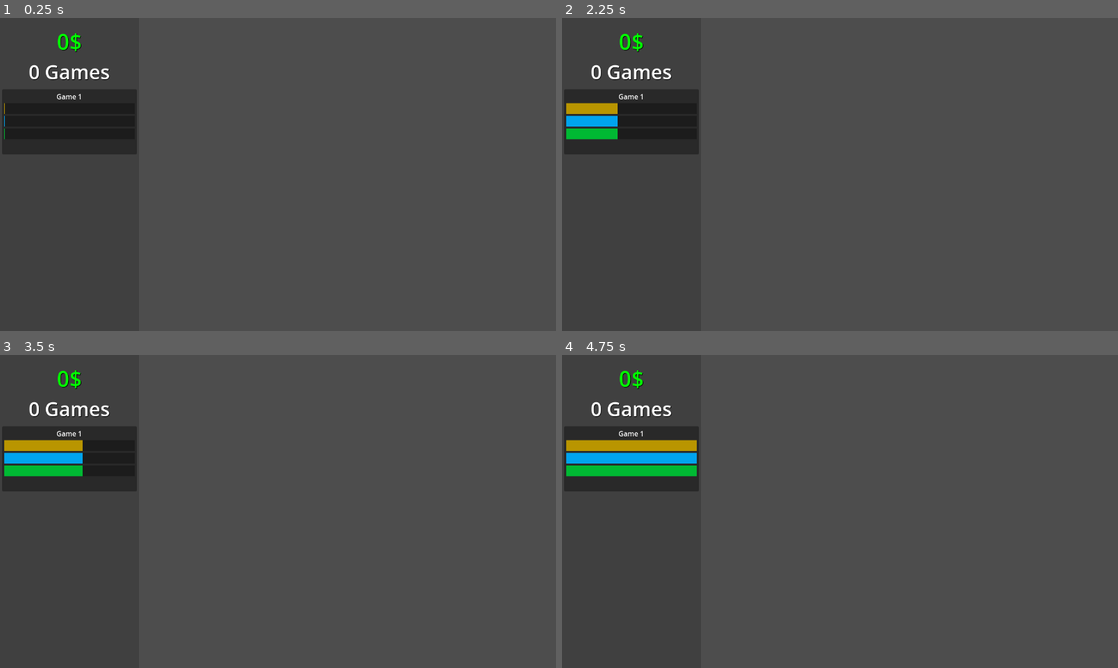
Above: before the commit, frames 1-4 (two rows, left to right).
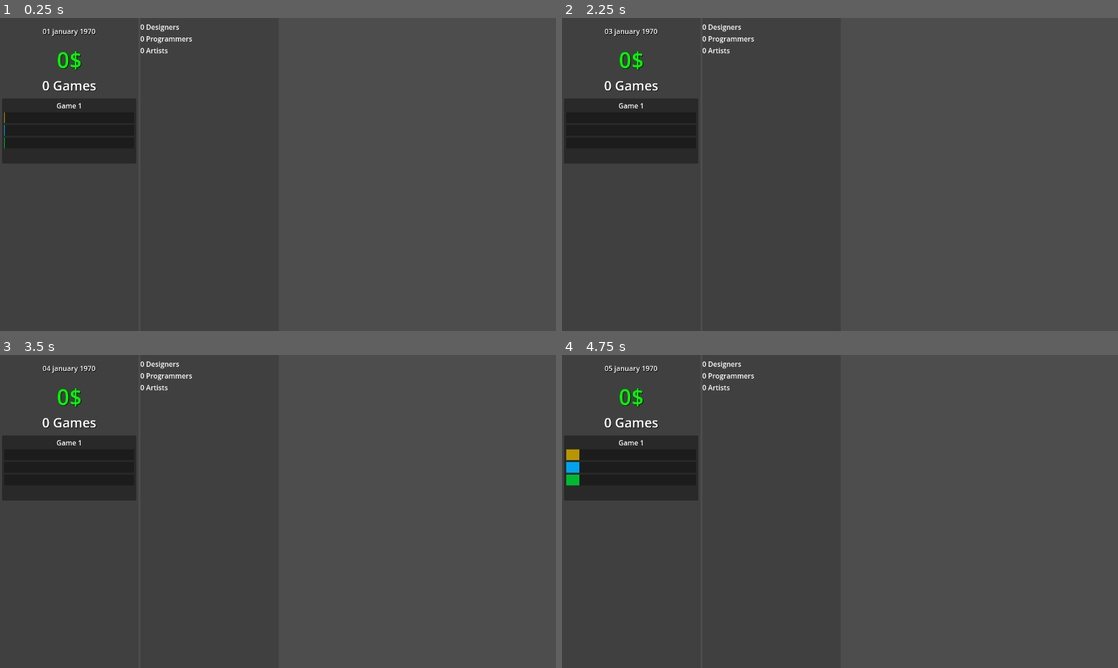
Above: after the commit, the same moments.

Repository: lolo111channel/GameDevClicker
Game: Godot game, scene res://Levels/level.tscn
Two runs of this game, one before a commit and one after it. Both use one fixed random seed, a clock stepped at 60 frames per second and the inputs below.
Inputs (mouse positions are in pixels of both pictures, inside the frame that each line leads up to):
- Up to frame 1 (0.25 s): no input
- Up to frame 2 (2.25 s): tap Enter at 0.5, 2 s; move the mouse to (962, 158) at 0.52 s; tap Space (test) at 0.6, 1.25, 1.35, 2.1 s; click (962, 158) at 0.67 s; move the mouse to (728, 190) at 1.27 s; click (728, 190) at 1.42 s; move the mouse to (895, 105) at 2.02 s; click (895, 105) at 2.17 s
- Up to frame 3 (3.5 s): tap Space (test) at 2.75, 2.85 s; move the mouse to (250, 574) at 2.77 s; click (250, 574) at 2.92 s
- Up to frame 4 (4.75 s): tap Enter at 3.5 s; move the mouse to (1006, 558) at 3.52 s; tap Space (test) at 3.6, 4.25, 4.35 s; click (1006, 558) at 3.67 s; move the mouse to (673, 464) at 4.27 s; click (673, 464) at 4.42 s

The runs differ from the first frame. In frame 1, 1.1% of the frame differs, in the area x 0-35%, y 2-42%; in frame 2, 2.1%; in frame 3, 2.6%; in frame 4, 3.7%.

Commit message:
Workers

Diff:
--- a/Levels/level.tscn
+++ b/Levels/level.tscn
@@ -1,15 +1,23 @@
-[gd_scene load_steps=4 format=3 uid="uid://dwg5virelbpk3"]
+[gd_scene load_steps=5 format=3 uid="uid://dwg5virelbpk3"]
 
 [ext_resource type="PackedScene" uid="uid://bgx872hy6p2j3" path="res://Scripts/Player/player.tscn" id="1_262ob"]
 [ext_resource type="PackedScene" uid="uid://6jfegpnu1t1s" path="res://Scripts/UI/ui.tscn" id="1_lyta2"]
 [ext_resource type="Script" path="res://Scripts/GameTime/GameTime.gd" id="2_fk7sv"]
+[ext_resource type="Script" path="res://Scripts/Workers/Workers.gd" id="4_6o320"]
 
 [node name="Level" type="Node2D"]
 
-[node name="UI" parent="." node_paths=PackedStringArray("player") instance=ExtResource("1_lyta2")]
+[node name="UI" parent="." node_paths=PackedStringArray("player", "game_time", "workers") instance=ExtResource("1_lyta2")]
 player = NodePath("../Player")
+game_time = NodePath("../GameTime")
+workers = NodePath("../Workers")
 
 [node name="GameTime" type="Node2D" parent="."]
 script = ExtResource("2_fk7sv")
 
 [node name="Player" parent="." instance=ExtResource("1_262ob")]
+
+[node name="Workers" type="Node2D" parent="." node_paths=PackedStringArray("player", "game_time")]
+script = ExtResource("4_6o320")
+player = NodePath("../Player")
+game_time = NodePath("../GameTime")
--- a/Scripts/Game/Game.gd
+++ b/Scripts/Game/Game.gd
@@ -22,12 +22,15 @@
 	if current_points != required_points:
 		if current_points.design < required_points.design:
 			current_points.design += points.design
+			current_points.design = clamp(current_points.design,0,required_points.design)
 
 		if current_points.art < required_points.art:
 			current_points.art += points.art
+			current_points.art = clamp(current_points.art,0,required_points.art)
 
 		if current_points.programming < required_points.programming:
 			current_points.programming += points.programming
+			current_points.programming = clamp(current_points.programming,0,required_points.programming)
 
 func is_finished_game() -> bool:
 	if current_points == required_points:
--- a/Scripts/GameTime/GameTime.gd
+++ b/Scripts/GameTime/GameTime.gd
@@ -1,13 +1,34 @@
 class_name GameTime extends Node2D
 
-var start_date : DateTime = DateTime.datetime({
+var start_date_in_game : DateTime = DateTime.datetime({
 	year = 1970,
 	month = 1,
 	day = 1
 })
 
+var current_date_in_game : DateTime
+
+var seconds_elapsed : int = 0
+var timer : Timer = Timer.new()
+
+signal day_in_game_elapsed
+
 func _ready() -> void:
-	print(start_date)
+	timer.autostart = true
+	timer.wait_time = 1.0
+	timer.timeout.connect(_on_timeout)
+	add_child(timer)
+
 
 func _process(delta) -> void:
-	pass
+	current_date_in_game = start_date_in_game.add_days(seconds_elapsed)
+
+
+func get_current_date_in_game() -> DateTime:
+	return current_date_in_game
+
+func _on_timeout() -> void:
+	seconds_elapsed += 1
+	timer.start(1.0)
+
+	emit_signal("day_in_game_elapsed")
--- a/Scripts/Player/Player.gd
+++ b/Scripts/Player/Player.gd
@@ -6,6 +6,11 @@
 
 ]
 
+var player_points = {
+	design = 1,
+	art = 1,
+	programming = 1
+}
 
 func _process(delta) -> void:
 	if !making_current_game:
@@ -14,23 +19,18 @@
 
 		get_parent().add_child(making_current_game)
 
-	if Input.is_action_just_pressed("test"):
-		making_game()
+	if making_current_game.is_finished_game():
+		var made_game = making_current_game.finish_game()
+		add_money(made_game.money_earned)
+
+		created_games.append(made_game)
+
 
 func add_money(value) -> void:
 	money += value
 
-func making_game() -> void:
+func making_game(points) -> void:
 	if making_current_game:
 		if !making_current_game.is_finished_game():
-			making_current_game.add_points({
-				design = 1,
-				art = 1,
-				programming = 1
-			})
+			making_current_game.add_points(points)
 			return
-
-		var made_game = making_current_game.finish_game()
-		add_money(made_game.money_earned)
-
-		created_games.append(made_game)
--- a/Scripts/UI/GameCreatorUI.gd
+++ b/Scripts/UI/GameCreatorUI.gd
@@ -6,8 +6,10 @@
 
 @export var money_label : Label
 @export var created_games_label : Label
+@export var date_in_game_label : Label
 
 var player : Player
+var game_time : GameTime
 
 var created_games_amount : int = 0
 var current_money : int = 0
@@ -15,9 +17,16 @@
 func _ready() -> void:
 	if player_ui:
 		player = player_ui.get_player()
-
+		game_time = player_ui.get_game_time()
 
 func _process(delta) -> void:
+
+	if game_time != null:
+		var current_date_in_game : DateTime = game_time.get_current_date_in_game()
+		if current_date_in_game != null:
+			date_in_game_label.text = current_date_in_game.strftime("%d %B %Y")
+
+		pass
 
 	if player != null:
 
--- /dev/null
+++ b/Scripts/UI/HireWorkersUI.gd
@@ -0,0 +1,25 @@
+extends Panel
+
+@export var player_ui : PlayerUI
+@export var grid_container : GridContainer
+var workers : Workers
+
+var workers_count_labels : Array
+
+func _ready() -> void:
+	if player_ui:
+		workers = player_ui.get_workers()
+
+	if workers != null:
+		for i in workers.workers:
+			var new_label : Label = Label.new()
+			workers_count_labels.append(new_label)
+
+			if grid_container:
+				grid_container.add_child(new_label)
+
+func _process(delta) -> void:
+
+	if workers != null:
+		for i in workers.workers.size():
+			workers_count_labels[i].text = "%s %s" % [workers.workers[i].workers_count, workers.workers[i].name]
--- a/Scripts/UI/MakeGamePanel.gd
+++ b/Scripts/UI/MakeGamePanel.gd
@@ -53,4 +53,4 @@
 					tween.tween_property(self,"scale",Vector2(0.8,0.8),0.15)
 					tween.tween_property(self,"scale",Vector2(1,1),0.15)
 
-					player.making_game()
+					player.making_game(player.player_points)
--- a/Scripts/UI/PlayerUI.gd
+++ b/Scripts/UI/PlayerUI.gd
@@ -1,10 +1,21 @@
 class_name PlayerUI extends CanvasLayer
 
 @export var player : Player
-
+@export var game_time : GameTime
+@export var workers : Workers
 
 func get_player() -> Player:
 	if player:
 		return player
 
 	return null
+
+func get_game_time() -> GameTime:
+	if game_time:
+		return game_time
+	return null
+
+func get_workers() -> Workers:
+	if workers:
+		return workers
+	return null
--- a/Scripts/UI/ui.tscn
+++ b/Scripts/UI/ui.tscn
@@ -1,9 +1,10 @@
-[gd_scene load_steps=6 format=3 uid="uid://6jfegpnu1t1s"]
+[gd_scene load_steps=7 format=3 uid="uid://6jfegpnu1t1s"]
 
 [ext_resource type="PackedScene" uid="uid://dgfc86stwm1e3" path="res://Scripts/UI/make_game_panel.tscn" id="1_4cfp4"]
 [ext_resource type="Script" path="res://Scripts/UI/PlayerUI.gd" id="1_jfvu4"]
 [ext_resource type="Script" path="res://Scripts/UI/GameCreatorUI.gd" id="2_e4q7d"]
 [ext_resource type="PackedScene" uid="uid://citqmecducf4g" path="res://Scripts/UI/game_panel.tscn" id="4_d4la8"]
+[ext_resource type="Script" path="res://Scripts/UI/HireWorkersUI.gd" id="5_jebf0"]
 
 [sub_resource type="StyleBoxFlat" id="StyleBoxFlat_8g26s"]
 bg_color = Color(0.196078, 0.196078, 0.196078, 0.462745)
@@ -19,7 +20,7 @@
 grow_vertical = 2
 columns = 4
 
-[node name="GameCreator" type="Panel" parent="GridContainer" node_paths=PackedStringArray("player_ui", "grid_container", "money_label", "created_games_label")]
+[node name="GameCreator" type="Panel" parent="GridContainer" node_paths=PackedStringArray("player_ui", "grid_container", "money_label", "created_games_label", "date_in_game_label")]
 layout_mode = 2
 size_flags_horizontal = 3
 size_flags_vertical = 3
@@ -30,6 +31,7 @@
 game_panel_scene = ExtResource("4_d4la8")
 money_label = NodePath("ScrollContainer/VBoxContainer/GridContainer/MoneyLabel")
 created_games_label = NodePath("ScrollContainer/VBoxContainer/GridContainer/CreatedGames")
+date_in_game_label = NodePath("ScrollContainer/VBoxContainer/GridContainer/DateInGame")
 
 [node name="ScrollContainer" type="ScrollContainer" parent="GridContainer/GameCreator"]
 layout_mode = 1
@@ -55,6 +57,16 @@
 layout_mode = 2
 theme_override_constants/margin_top = 11
 
+[node name="DateInGame" type="Label" parent="GridContainer/GameCreator/ScrollContainer/VBoxContainer/GridContainer"]
+layout_mode = 2
+theme_override_colors/font_shadow_color = Color(0, 0, 0, 1)
+text = "10.07.2025"
+horizontal_alignment = 1
+
+[node name="MarginContainer3" type="MarginContainer" parent="GridContainer/GameCreator/ScrollContainer/VBoxContainer/GridContainer"]
+layout_mode = 2
+theme_override_constants/margin_top = 11
+
 [node name="MoneyLabel" type="Label" parent="GridContainer/GameCreator/ScrollContainer/VBoxContainer/GridContainer"]
 layout_mode = 2
 size_flags_horizontal = 3
@@ -69,7 +81,7 @@
 size_flags_horizontal = 3
 theme_override_colors/font_color = Color(1, 1, 1, 1)
 theme_override_colors/font_shadow_color = Color(0, 0, 0, 1)
-theme_override_font_sizes/font_size = 45
+theme_override_font_sizes/font_size = 30
 text = "0 Games"
 horizontal_alignment = 1
 
@@ -91,3 +103,33 @@
 [node name="GamePanels" type="GridContainer" parent="GridContainer/GameCreator/ScrollContainer/VBoxContainer/GridContainer"]
 layout_mode = 2
 size_flags_vertical = 3
+
+[node name="HireWorkers" type="Panel" parent="GridContainer" node_paths=PackedStringArray("player_ui", "grid_container")]
+layout_mode = 2
+size_flags_horizontal = 3
+size_flags_vertical = 3
+theme_override_styles/panel = SubResource("StyleBoxFlat_8g26s")
+script = ExtResource("5_jebf0")
+player_ui = NodePath("../..")
+grid_container = NodePath("ScrollContainer/VBoxContainer/GridContainer")
+
+[node name="ScrollContainer" type="ScrollContainer" parent="GridContainer/HireWorkers"]
+layout_mode = 1
+anchors_preset = 15
+anchor_right = 1.0
+anchor_bottom = 1.0
+grow_horizontal = 2
+grow_vertical = 2
+horizontal_scroll_mode = 0
+
+[node name="VBoxContainer" type="VBoxContainer" parent="GridContainer/HireWorkers/ScrollContainer"]
+layout_mode = 2
+size_flags_horizontal = 3
+size_flags_vertical = 3
+
+[node name="GridContainer" type="GridContainer" parent="GridContainer/HireWorkers/ScrollContainer/VBoxContainer"]
+layout_mode = 2
+
+[node name="MarginContainer" type="MarginContainer" parent="GridContainer/HireWorkers/ScrollContainer/VBoxContainer/GridContainer"]
+layout_mode = 2
+theme_override_constants/margin_top = 5
--- /dev/null
+++ b/Scripts/Workers/Workers.gd
@@ -0,0 +1,38 @@
+class_name Workers extends Node2D
+
+@export var player : Player
+@export var game_time : GameTime
+
+var workers : Array = [
+	{
+		name = "Designers",
+		workers_role = "design",
+		workers_count = 0
+	},
+	{
+		name = "Programmers",
+		workers_role = "programming",
+		workers_count = 0
+	},
+	{
+		name = "Artists",
+		workers_role = "art",
+		workers_count = 0
+	},
+]
+
+func _ready() -> void:
+	game_time.day_in_game_elapsed.connect(day_elapsed)
+
+func add_worker(role : String, count : int) -> void:
+	for i in workers:
+		if i.workers_role == role:
+			i.workers_count += count
+			break
+
+func day_elapsed() -> void:
+	var points_to_add : Dictionary = {}
+	for i in workers:
+		points_to_add[i.workers_role] = i.workers_count
+
+	player.making_game(points_to_add)
